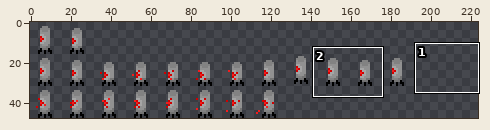
Two states of a sprite sheet, resources/art/laser-turret-sheet.png. Above, an overview of the earlier version with the close-up marked.
Close-up. Old version:
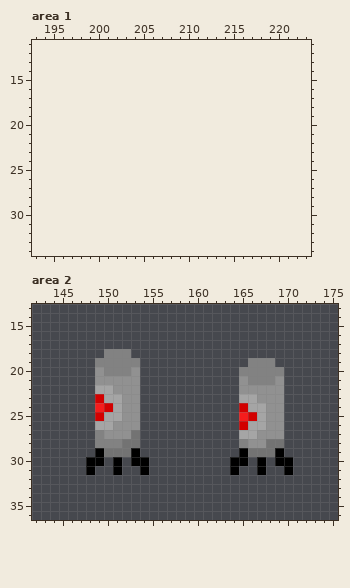
The file is 192x48 pixels. Colours within 5 levels of each other are drawn and written as one. Shown: area 1: x 193..223, y 11..34; area 2: x 142..175, y 13..36. The old version is drawn lined up with the new one, on the new canvas.
Once edited:
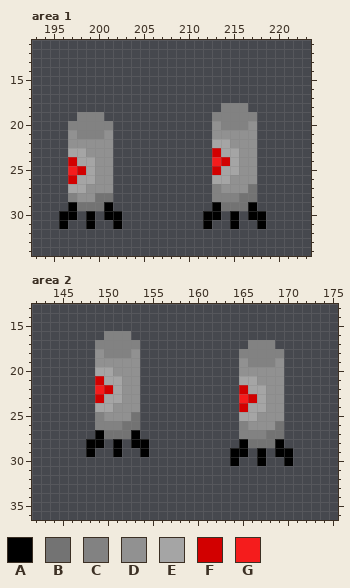
Palette (. is transparent): A #000000  B #737373  C #828282  D #919191  E #a5a5a5  F #d20000  G #f51c1c
The author wrote: reworking animation setup for player and laser turret
Difference:
{"change": "canvas 192x48 -> 224x48"}
{"where": "area 1"}
{"y":18,"x":214,"old":"...","new":"CCC"}
{"y":19,"x":198,"old":"...","new":"CCC"}
{"y":19,"x":213,"old":".....","new":"CCCCC"}
{"y":20,"x":197,"old":".....","new":"CCCCC"}
{"y":20,"x":213,"old":".....","new":"DCCCD"}
{"y":21,"x":197,"old":".....","new":"DCCCD"}
{"y":21,"x":213,"old":".....","new":"DDDDD"}
{"y":22,"x":197,"old":".....","new":"DDDDD"}
{"y":22,"x":213,"old":".....","new":"EEDDD"}
{"y":23,"x":197,"old":".....","new":"EEDDD"}
{"y":23,"x":213,"old":".....","new":"FEEDD"}
{"y":24,"x":197,"old":".....","new":"FEEDD"}
{"y":24,"x":213,"old":".....","new":"GFEDD"}
{"y":25,"x":197,"old":".....","new":"GFEDD"}
{"y":25,"x":213,"old":".....","new":"FEEDD"}
{"y":26,"x":197,"old":".....","new":"FEEDD"}
{"y":26,"x":213,"old":".....","new":"EEDDD"}
{"y":27,"x":197,"old":".....","new":"EEDDD"}
{"y":27,"x":213,"old":".....","new":"CDDDB"}
{"y":28,"x":197,"old":".....","new":"CDDBB"}
{"y":28,"x":213,"old":".....","new":"CCCBB"}
{"y":29,"x":197,"old":".....","new":"ABBBA"}
{"y":29,"x":213,"old":".....","new":"ABBBA"}
{"y":30,"x":196,"old":"..","new":"AA"}
{"y":30,"x":199,"old":".","new":"A"}
{"y":30,"x":201,"old":"..","new":"AA"}
{"y":30,"x":212,"old":"..","new":"AA"}
{"y":30,"x":215,"old":".","new":"A"}
{"y":30,"x":217,"old":"..","new":"AA"}
{"y":31,"x":196,"old":".","new":"A"}
{"y":31,"x":199,"old":".","new":"A"}
{"y":31,"x":202,"old":".","new":"A"}
{"y":31,"x":212,"old":".","new":"A"}
{"y":31,"x":215,"old":".","new":"A"}
{"y":31,"x":218,"old":".","new":"A"}
{"where": "area 2"}
{"y":16,"x":150,"old":"...","new":"CCC"}
{"y":17,"x":149,"old":".....","new":"CCCCC"}
{"y":17,"x":166,"old":"...","new":"CCC"}
{"y":18,"x":149,"old":".","new":"D"}
{"y":18,"x":153,"old":".","new":"D"}
{"y":18,"x":165,"old":".....","new":"CCCCC"}
{"y":19,"x":149,"old":"CCCCC","new":"DDDDD"}
{"y":19,"x":165,"old":".","new":"D"}
{"y":19,"x":169,"old":".","new":"D"}
{"y":20,"x":149,"old":"DCCC","new":"EEDD"}
{"y":20,"x":165,"old":"CCCCC","new":"DDDDD"}
{"y":21,"x":149,"old":"DDD","new":"FEE"}
{"y":21,"x":165,"old":"DCCC","new":"EEDD"}
{"y":22,"x":149,"old":"EED","new":"GFE"}
{"y":22,"x":165,"old":"DDD","new":"FEE"}
{"y":23,"x":165,"old":"EED","new":"GFE"}
{"y":24,"x":149,"old":"GFE","new":"EED"}
{"y":25,"x":149,"old":"FEE","new":"CDD"}
{"y":25,"x":153,"old":"D","new":"B"}
{"y":25,"x":165,"old":"GFE","new":"EED"}
{"y":26,"x":149,"old":"EEDDD","new":"CCCBB"}
{"y":26,"x":165,"old":"FEE","new":"CDD"}
{"y":26,"x":169,"old":"D","new":"B"}
{"y":27,"x":149,"old":"CDDDB","new":"ABBBA"}
{"y":27,"x":165,"old":"EEDDD","new":"CCCBB"}
{"y":28,"x":148,"old":".CCCBB.","new":"AA.A.AA"}
{"y":28,"x":165,"old":"CDD","new":"ABB"}
{"y":28,"x":169,"old":"B","new":"A"}
{"y":29,"x":148,"old":".ABBBA.","new":"A..A..A"}
{"y":29,"x":164,"old":".","new":"A"}
{"y":29,"x":166,"old":"BBB","new":".A."}
{"y":29,"x":170,"old":".","new":"A"}
{"y":30,"x":148,"old":"AA","new":".."}
{"y":30,"x":151,"old":"A","new":"."}
{"y":30,"x":153,"old":"AA","new":".."}
{"y":30,"x":165,"old":"A","new":"."}
{"y":30,"x":169,"old":"A","new":"."}
{"y":31,"x":148,"old":"A","new":"."}
{"y":31,"x":151,"old":"A","new":"."}
{"y":31,"x":154,"old":"A","new":"."}
{"y":31,"x":164,"old":"A","new":"."}
{"y":31,"x":167,"old":"A","new":"."}
{"y":31,"x":170,"old":"A","new":"."}
{"label":"added","picture_box":[203,103,266,229]}
{"label":"added","picture_box":[59,112,122,229]}
{"label":"changed","picture_box":[86,331,149,475]}
{"label":"changed","picture_box":[230,340,293,475]}
